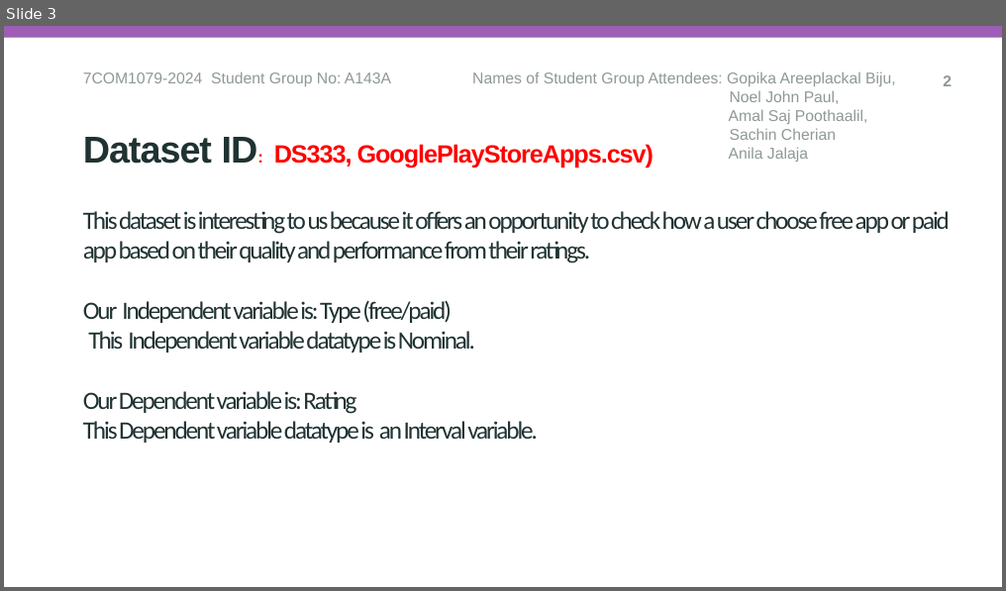
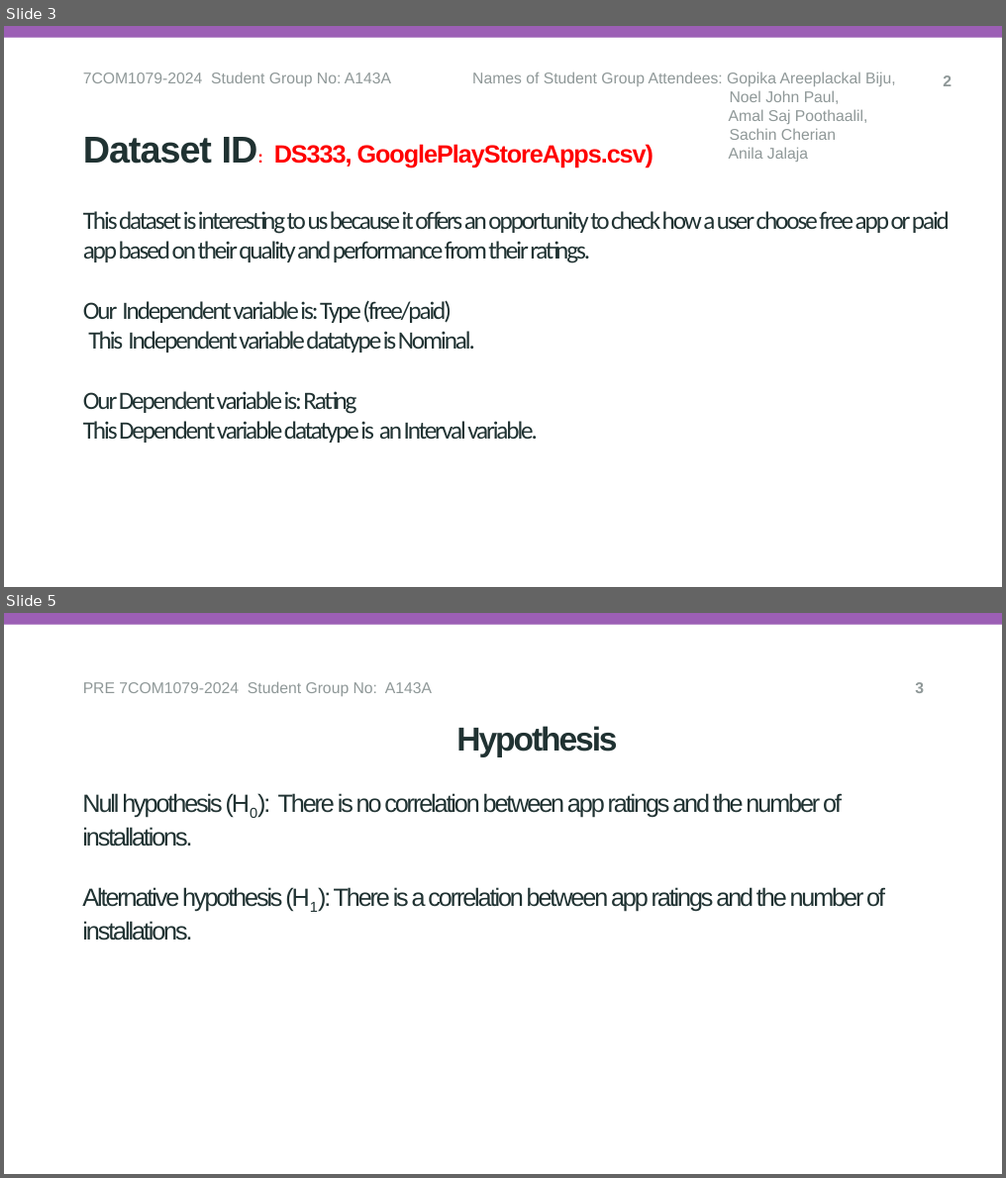
Before and after one commit to noelpaul07/A143A, a slide deck: reseach_question_presentation.pptx. Shown one above the other, each under a label of ours: slide 3 before the commit, slides 3 and 5 after it; the slides between them are not shown. The pictures are 1006x591 and 1006x1178 pixels, drawn with LibreOffice and Linux fonts; fonts in the diff are those of the drawing; background and template pictures are left out. Boxes give left, top, right and bottom in pixels: in the first picture for what was removed or moved away, otherwise in the second. Text is boxed around its words. In the diff, an @@ line names an element or a change of style, - is before the commit and + after.

```diff
--- a/reseach_question_presentation.pptx
+++ b/reseach_question_presentation.pptx
@@ slide 5 added at [4, 613, 1002, 1174], background #FFFFFF; not listed: 1 template element that a slide beside it also shows @@
@@ text added at [83, 681, 432, 696], 15 pt, text #8F9898 @@
+PRE 7COM1079-2024 Student Group No: A143A
@@ text added at [915, 682, 924, 693], 15 pt, text #8F9898, bold @@
+3
@@ text added at [82, 726, 885, 941], 24 pt, text #203232 @@
+Hypothesis
+Null hypothesis (H0): There is no correlation between app ratings and the number of installations.
+Alternative hypothesis (H1): There is a correlation between app ratings and the number of installations.
```
Also in this commit, not shown: 2 slides changed, 3 other slides added.
